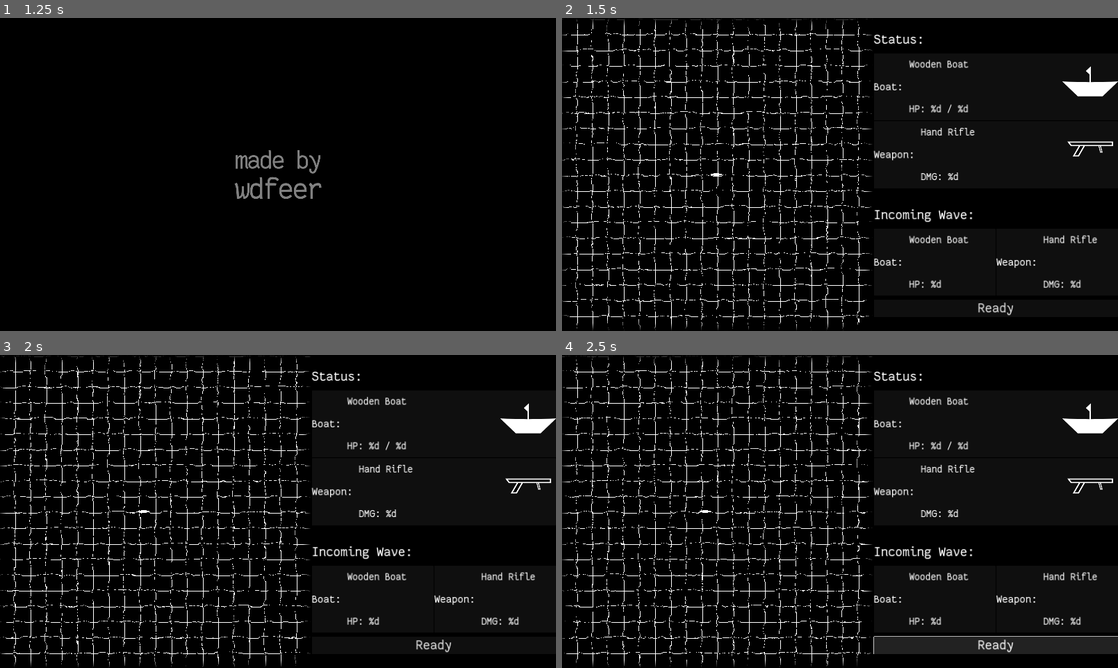
Above: before the commit, frames 1-4 (two rows, left to right).
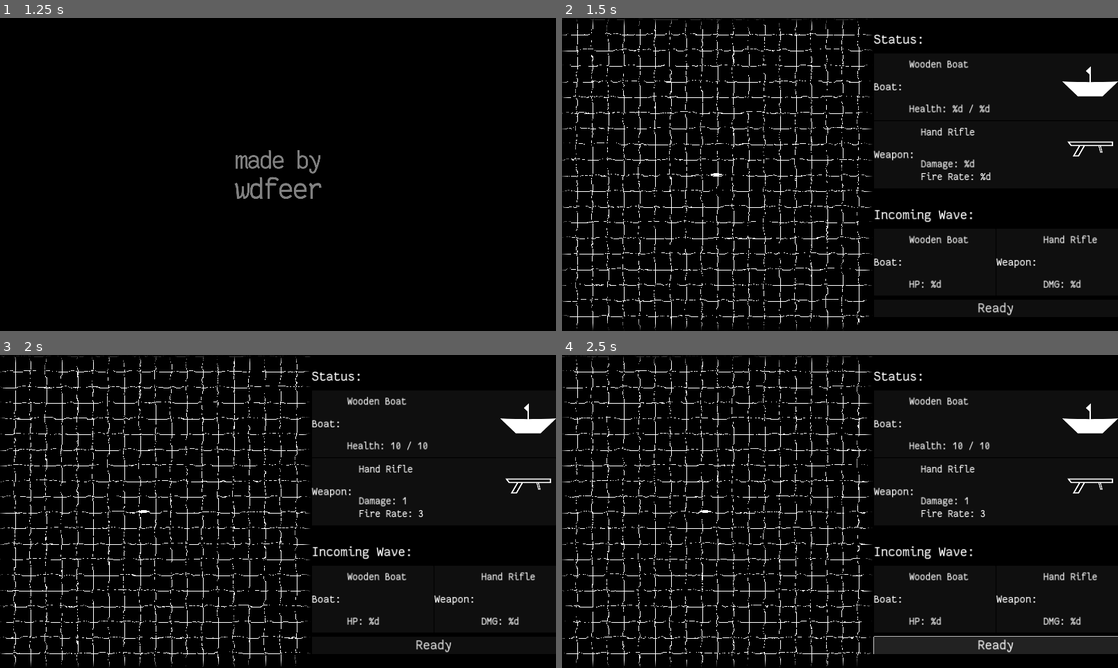
Above: after the commit, the same moments.

Repository: wdfeer/seabattle
Game: Godot game, scene res://src/splash.tscn
Two runs of this game, one before a commit and one after it. Both use one fixed random seed, a clock stepped at 60 frames per second and the inputs below.
Inputs (mouse positions are in pixels of both pictures, inside the frame that each line leads up to):
- Up to frame 1 (1.25 s): move the mouse to (400, 158) at 0.52 s; press the mouse at (400, 158) at 0.53 s; hold D (right) from 0.53 s (still down)
- Up to frame 2 (1.5 s): move the mouse to (728, 190) at 1.27 s; release D (right) at 1.28 s; release the mouse at (728, 190) at 1.28 s; hold S (down) from 1.28 s (still down); click (728, 190) at 1.35 s
- Up to frame 3 (2 s): keep holding S (down)
- Up to frame 4 (2.5 s): release S (down) at 2 s; click "Ready" at 2 s

Frame 1 is identical in both runs. In frame 2, 0.5% of the frame differs, in the area x 63-78%, y 27-52%; in frame 3, 0.4%; in frame 4, 0.4%.

Commit message:
Show player stats

Diff:
--- a/src/game.tscn
+++ b/src/game.tscn
@@ -6,6 +6,7 @@
 [ext_resource type="Texture2D" uid="uid://dlqnae7yets7n" path="res://assets/boat_side.svg" id="3_xhaqu"]
 [ext_resource type="Texture2D" uid="uid://cnlo3wl6dtt6b" path="res://assets/rifle.svg" id="4_5s0de"]
 [ext_resource type="Shader" path="res://shaders/many_circles.gdshader" id="4_28ht4"]
+[ext_resource type="Script" path="res://src/ui/player_info.gd" id="5_d67vo"]
 
 [sub_resource type="FastNoiseLite" id="FastNoiseLite_60mvc"]
 
@@ -71,8 +72,12 @@
 custom_minimum_size = Vector2(0, 20)
 layout_mode = 2
 
-[node name="PlayerInfo" type="VBoxContainer" parent="UI"]
-layout_mode = 2
+[node name="PlayerInfo" type="VBoxContainer" parent="UI" node_paths=PackedStringArray("hp_label", "dmg_label", "fire_rate_label")]
+layout_mode = 2
+script = ExtResource("5_d67vo")
+hp_label = NodePath("BoatInfo/HBoxContainer/HBoxContainer1/HBoxContainer/VBoxContainer/VBoxContainer2/HpLabel")
+dmg_label = NodePath("WeaponInfo/HBoxContainer2/HBoxContainer1/HBoxContainer/VBoxContainer/VBoxContainer2/DmgLabel")
+fire_rate_label = NodePath("WeaponInfo/HBoxContainer2/HBoxContainer1/HBoxContainer/VBoxContainer/VBoxContainer2/FireRateLabel")
 
 [node name="BoatInfo" type="PanelContainer" parent="UI/PlayerInfo"]
 layout_mode = 2
@@ -119,7 +124,7 @@
 
 [node name="HpLabel" type="Label" parent="UI/PlayerInfo/BoatInfo/HBoxContainer/HBoxContainer1/HBoxContainer/VBoxContainer/VBoxContainer2"]
 layout_mode = 2
-text = "HP: %d / %d"
+text = "Health: %d / %d"
 
 [node name="20Spacer2" type="Control" parent="UI/PlayerInfo/BoatInfo/HBoxContainer/HBoxContainer1/HBoxContainer/VBoxContainer"]
 custom_minimum_size = Vector2(20, 20)
@@ -181,7 +186,11 @@
 
 [node name="DmgLabel" type="Label" parent="UI/PlayerInfo/WeaponInfo/HBoxContainer2/HBoxContainer1/HBoxContainer/VBoxContainer/VBoxContainer2"]
 layout_mode = 2
-text = "DMG: %d"
+text = "Damage: %d"
+
+[node name="FireRateLabel" type="Label" parent="UI/PlayerInfo/WeaponInfo/HBoxContainer2/HBoxContainer1/HBoxContainer/VBoxContainer/VBoxContainer2"]
+layout_mode = 2
+text = "Fire Rate: %d"
 
 [node name="20Spacer2" type="Control" parent="UI/PlayerInfo/WeaponInfo/HBoxContainer2/HBoxContainer1/HBoxContainer/VBoxContainer"]
 custom_minimum_size = Vector2(20, 20)
--- /dev/null
+++ b/src/ui/player_info.gd
@@ -0,0 +1,17 @@
+extends VBoxContainer
+
+@export var hp_label: Label
+@onready var hp_text = hp_label.text
+@export var dmg_label: Label
+@onready var dmg_text = dmg_label.text
+@export var fire_rate_label: Label
+@onready var fire_rate_text = fire_rate_label.text
+
+func _process(delta: float) -> void:
+	var player = get_player()
+	hp_label.text = hp_text % [player.hp, player.max_hp]
+	dmg_label.text = dmg_text % player.proj_damage
+	fire_rate_label.text = fire_rate_text % player.fire_rate
+
+func get_player() -> Boat:
+	return get_tree().get_nodes_in_group("boats").filter(func(b): return b.team == Boat.Team.Player)[0]
Not shown: 1 places in src/game.tscn that only renumber resources
